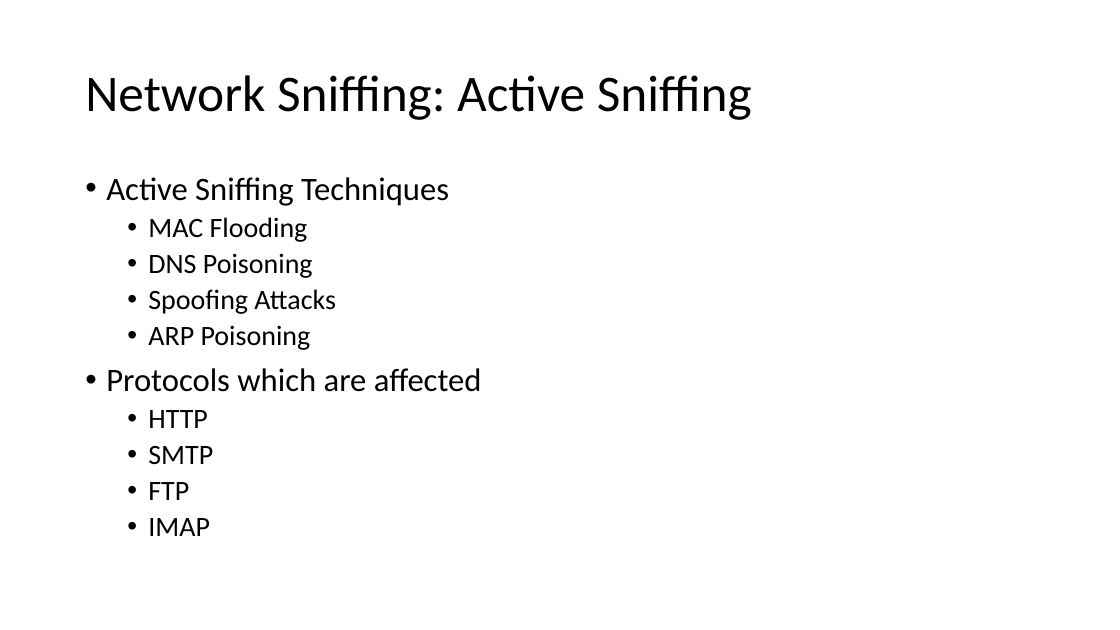
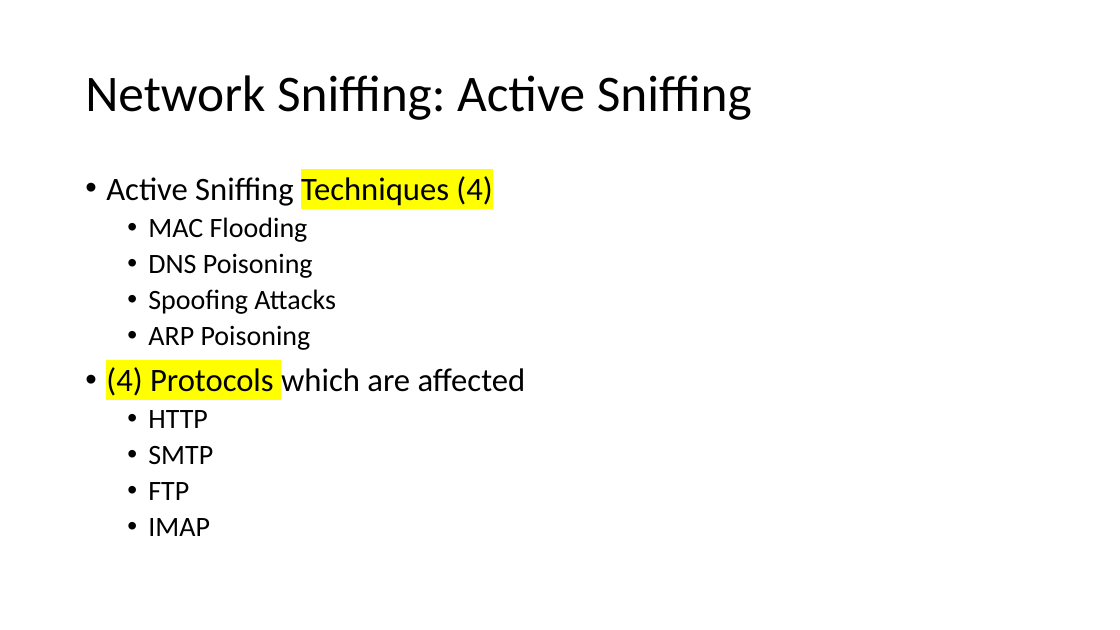
Before and after one commit to truckieutk/comp3134Winter2021, a slide deck: slide 11 of Lecture/wk3.pptx. Drawn at 1120x630 pixels with LibreOffice and Linux fonts; fonts in the diff are those of the drawing. Boxes give left, top, right and bottom in pixels: in the first picture for what was removed or moved away, otherwise in the second. Text is boxed around its words. In the diff, an @@ line names an element or a change of style, - is before the commit and + after.

```diff
--- a/Lecture/wk3.pptx
+++ b/Lecture/wk3.pptx
@@ text at (x1=106, y1=176, x2=492, y2=206): text changed @@
-• Active Sniffing Techniques
+• Active Sniffing Techniques (4)
@@ text at (x1=106, y1=367, x2=526, y2=396): text changed @@
-• Protocols which are affected
+• (4) Protocols which are affected
```
Also in this commit, not shown: 9 other slides changed, 15 other files.
